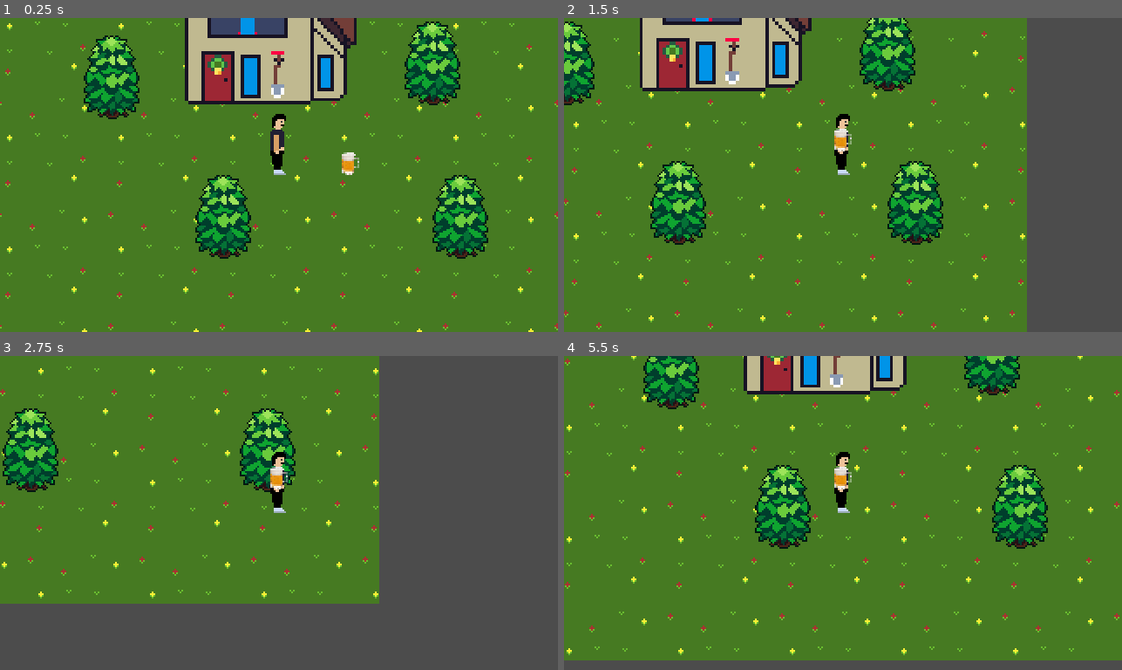
Above: before the commit, frames 1-4 (two rows, left to right).
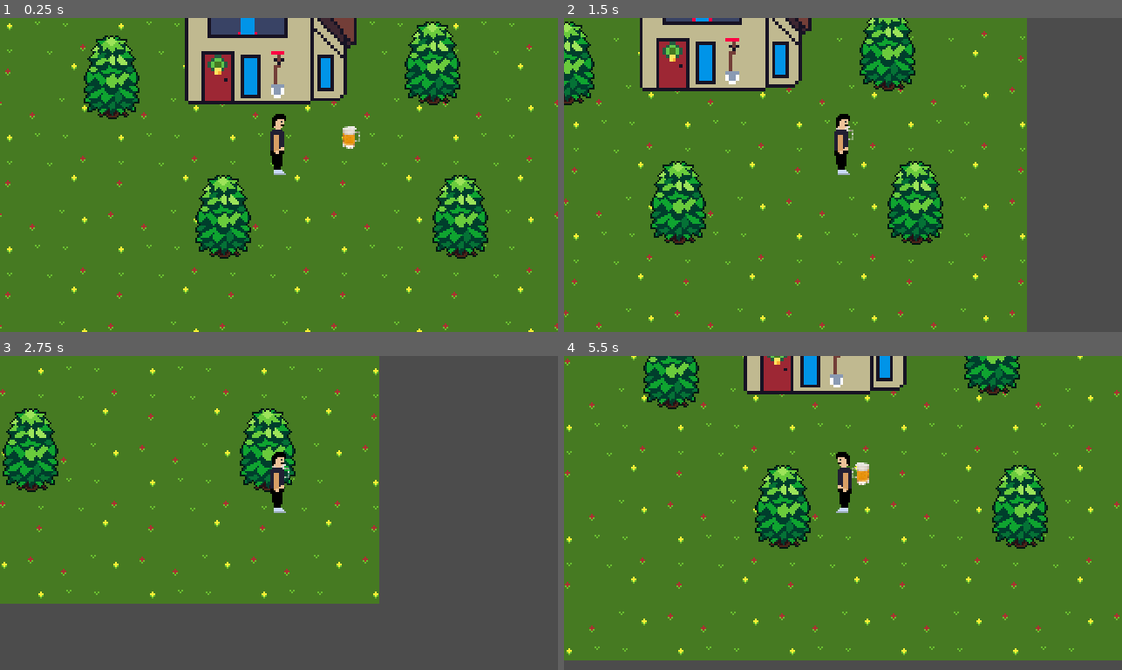
Above: after the commit, the same moments.

Repository: VictorINT/in-land
Game: Godot game, scene res://world.tscn
The game is run twice, just before and just after one commit, with the same random seed, the same clock (stepped at 60 frames per second) and the same inputs.
Inputs:
- Up to frame 1 (0.25 s): no input
- Up to frame 2 (1.5 s): tap Enter at 0.5 s; hold Right (ui_right) 0.53-1.28 s; tap E (pick) at 0.6, 1.35 s; hold Down (ui_down) from 1.28 s (still down)
- Up to frame 3 (2.75 s): release Down (ui_down) at 2.03 s; hold Right (ui_right) from 2.03 s (still down); tap E (pick) at 2.1 s
- Up to frame 4 (5.5 s): release Right (ui_right) at 2.78 s; hold Up (ui_up) 2.78-3.53 s; tap E (pick) every 0.75 s from 2.85 to 5.1 s; hold Left (ui_left) 3.53-5.03 s; hold Down (ui_down) from 5.03 s (still down)

The runs differ from the first frame. In frame 1, 0.3% of the frame differs, in the area x 61-65%, y 34-50%; in frame 2, 0.2%; in frame 3, 0.2%; in frame 4, 0.5%, in the area x 48-55%, y 30-50%.

Commit message:
beer bug solved

Diff:
--- a/bere.tscn
+++ b/bere.tscn
@@ -11,9 +11,9 @@
 collision_mask = 0
 
 [node name="Sprite" type="Sprite" parent="."]
-position = Vector2( 5.36504, -15.1857 )
+position = Vector2( 5.8906, -30.3093 )
 texture = ExtResource( 1 )
 
 [node name="CollisionShape2D" type="CollisionShape2D" parent="."]
-position = Vector2( -0.493717, -6.71815 )
+position = Vector2( 0.316185, -21.8668 )
 shape = SubResource( 1 )
--- a/halba_bere.gd
+++ b/halba_bere.gd
@@ -1,4 +1,6 @@
 extends Sprite
+
+
 
 func _ready():
 	flip_h = true
--- a/player.tscn
+++ b/player.tscn
@@ -30,7 +30,7 @@
 shape = SubResource( 2 )
 
 [node name="Position2D" type="Position2D" parent="."]
-position = Vector2( -0.875572, -13.159 )
+position = Vector2( -0.430122, -0.909172 )
 
 [node name="RemoteTransform2D" type="RemoteTransform2D" parent="Position2D"]
 [connection signal="body_entered" from="Area2D" to="." method="_on_Area2D_body_entered"]
--- a/resources/player.gd
+++ b/resources/player.gd
@@ -21,7 +21,7 @@
 		$Sprite.flip_h = true
 		if selectedItem != null:
 			selectedItem.get_node("Sprite").flip_h = true
-	else:
+	elif velocity.x > 0:
 		$Sprite.flip_h = false
 		if selectedItem != null:
 			selectedItem.get_node("Sprite").flip_h = false
@@ -31,6 +31,7 @@
 		$Position2D/RemoteTransform2D.remote_path = selectedItem.get_path()
 
 
+
 func _on_Area2D_body_entered(body):
 	item = body
 
--- a/world.tscn
+++ b/world.tscn
@@ -28,6 +28,12 @@
 [node name="Camera2D" type="Camera2D" parent="elemente/YSort/player/player"]
 current = true
 
+[node name="bere" type="YSort" parent="elemente/YSort/player"]
+
+[node name="bere" parent="elemente/YSort/player/bere" instance=ExtResource( 5 )]
+position = Vector2( 160, 88 )
+scale = Vector2( 1.00592, 0.991091 )
+
 [node name="trees" type="YSort" parent="elemente/YSort"]
 position = Vector2( 24, 72 )
 
@@ -48,9 +54,3 @@
 [node name="casa" parent="elemente/YSort/houses" instance=ExtResource( 4 )]
 position = Vector2( 104, 48 )
 scale = Vector2( 1.9, 1.9 )
-
-[node name="bere" type="Node2D" parent="elemente/YSort"]
-
-[node name="bere" parent="elemente/YSort/bere" instance=ExtResource( 5 )]
-position = Vector2( 160, 88 )
-z_index = 11
